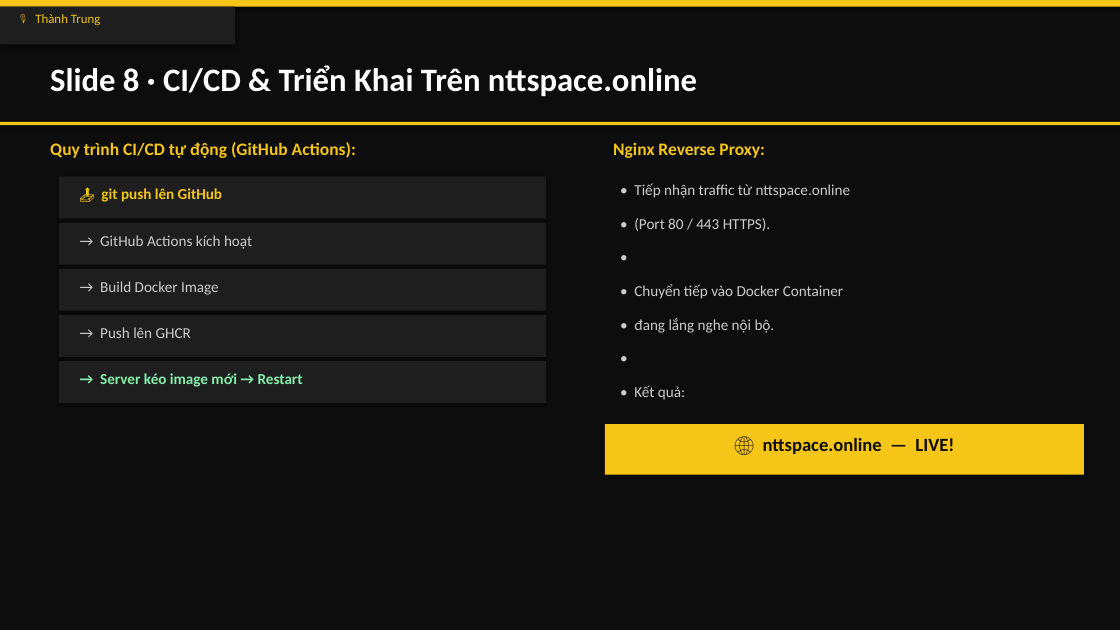
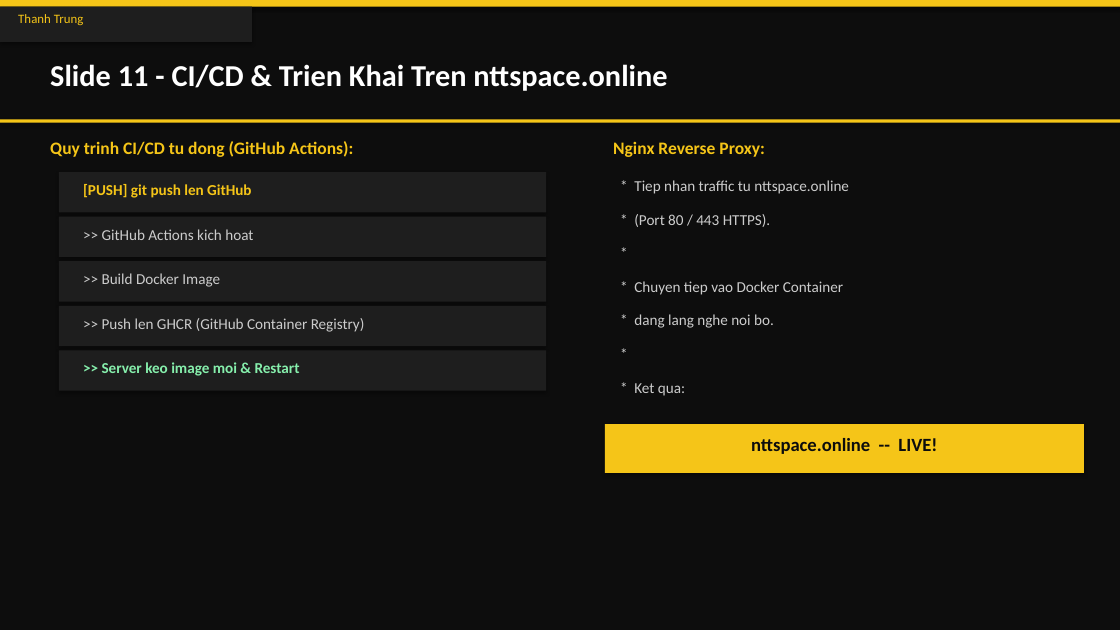
Before and after one commit to ThanhTrunggDEV/Group3, a slide deck: slide 12 of X-AURUM_Presentation.pptx (slide 9 before the commit). Drawn at 1120x630 pixels with LibreOffice and Linux fonts; fonts in the diff are those of the drawing. Boxes give left, top, right and bottom in pixels: in the first picture for what was removed or moved away, otherwise in the second. Text is boxed around its words. In the diff, an @@ line names an element or a change of style, - is before the commit and + after.

```diff
--- a/X-AURUM_Presentation.pptx
+++ b/X-AURUM_Presentation.pptx
@@ rectangle: place and size @@
-rectangle at (0, 7, 235, 45)
+rectangle at (0, 7, 252, 42)
@@ text at (18, 14, 83, 25): text changed @@
-🎙 Thành Trung
+Thanh Trung
@@ text at (50, 64, 667, 91): text changed; size 28 to 26 pt @@
-Slide 8 · CI/CD & Triển Khai Trên nttspace.online
+Slide 11 - CI/CD & Trien Khai Tren nttspace.online
@@ text at (50, 141, 353, 157): text changed @@
-Quy trình CI/CD tự động (GitHub Actions):
+Quy trinh CI/CD tu dong (GitHub Actions):
@@ rectangle: place and size @@
-rectangle at (59, 176, 546, 218)
+rectangle at (59, 172, 546, 213)
@@ text at (83, 184, 251, 198): text changed @@
-📤 git push lên GitHub
+[PUSH] git push len GitHub
@@ text at (634, 180, 849, 194): text changed @@
-• Tiếp nhận traffic từ nttspace.online
+* Tiep nhan traffic tu nttspace.online
@@ rectangle: place and size @@
-rectangle at (59, 223, 546, 265)
+rectangle at (59, 217, 546, 257)
@@ text at (102, 229, 253, 240): text changed @@
-→ GitHub Actions kích hoạt
+>> GitHub Actions kich hoat
@@ text at (605, 239, 1084, 273): text changed @@
-•
+*
@@ text at (634, 214, 771, 227): text changed @@
-• (Port 80 / 443 HTTPS).
+* (Port 80 / 443 HTTPS).
@@ text at (102, 273, 220, 287): text changed @@
-→ Build Docker Image
+>> Build Docker Image
@@ text at (634, 281, 843, 295): text changed @@
-• Chuyển tiếp vào Docker Container
+* Chuyen tiep vao Docker Container
@@ text at (102, 318, 365, 332): text changed @@
-→ Push lên GHCR
+>> Push len GHCR (GitHub Container Registry)
@@ text at (634, 314, 774, 328): text changed @@
-• đang lắng nghe nội bộ.
+* dang lang nghe noi bo.
@@ 3 rectangles: place and size @@
-3 rectangles at (59, 269, 546, 403)
+3 rectangles at (59, 261, 546, 391)
@@ text at (605, 340, 1084, 374): text changed @@
-•
+*
@@ text at (102, 362, 300, 376): text changed @@
-→ Server kéo image mới → Restart
+>> Server keo image moi & Restart
@@ text at (634, 383, 685, 396): text changed @@
-• Kết quả:
+* Ket qua:
@@ text at (751, 438, 937, 454): text changed @@
-🌐 nttspace.online — LIVE!
+nttspace.online -- LIVE!
```
Also in this commit, not shown: 5 other slides changed, 8 slides added, 8 slides removed, 1 other file.
